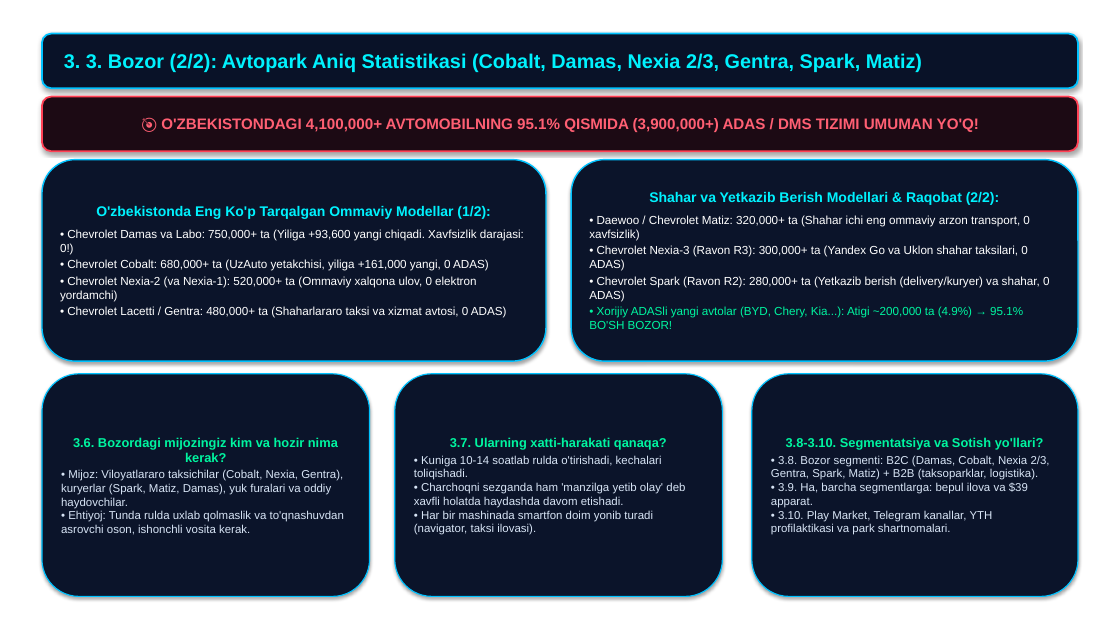
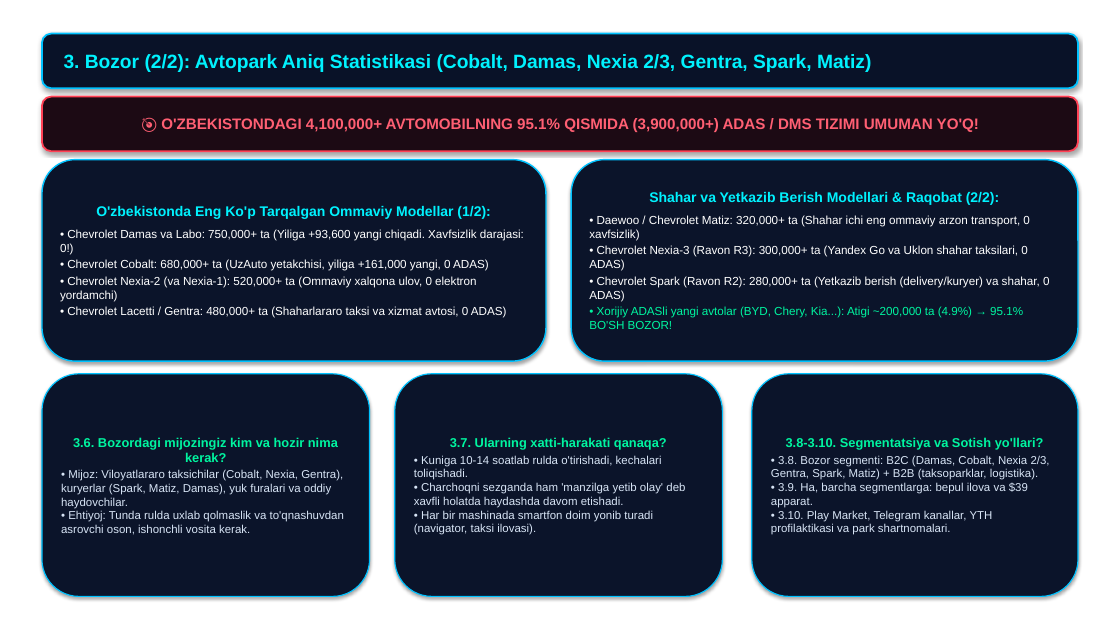
Before and after one commit to abdukamolismoilov5-dotcom/hamroh-ai, a slide deck: slide 6 of docs/presentations/1_HamrohAI_Canva_Shablon_Taqdimot_7000$.pptx. Drawn at 1120x630 pixels with LibreOffice and Linux fonts; fonts in the diff are those of the drawing; background and template pictures are left out. Boxes give left, top, right and bottom in pixels: in the first picture for what was removed or moved away, otherwise in the second. Text is boxed around its words. In the diff, an @@ line names an element or a change of style, - is before the commit and + after.

```diff
--- a/docs/presentations/1_HamrohAI_Canva_Shablon_Taqdimot_7000$.pptx
+++ b/docs/presentations/1_HamrohAI_Canva_Shablon_Taqdimot_7000$.pptx
@@ text in rounded rectangle at bbox=[64, 54, 871, 72]: text changed; size 17 to 16.5 pt @@
-3. 3. Bozor (2/2): Avtopark Aniq Statistikasi (Cobalt, Damas, Nexia 2/3, Gentra, Spark, Matiz)
+3. Bozor (2/2): Avtopark Aniq Statistikasi (Cobalt, Damas, Nexia 2/3, Gentra, Spark, Matiz)
```
Also in this commit, not shown: 9 other slides changed, 2 other files.
